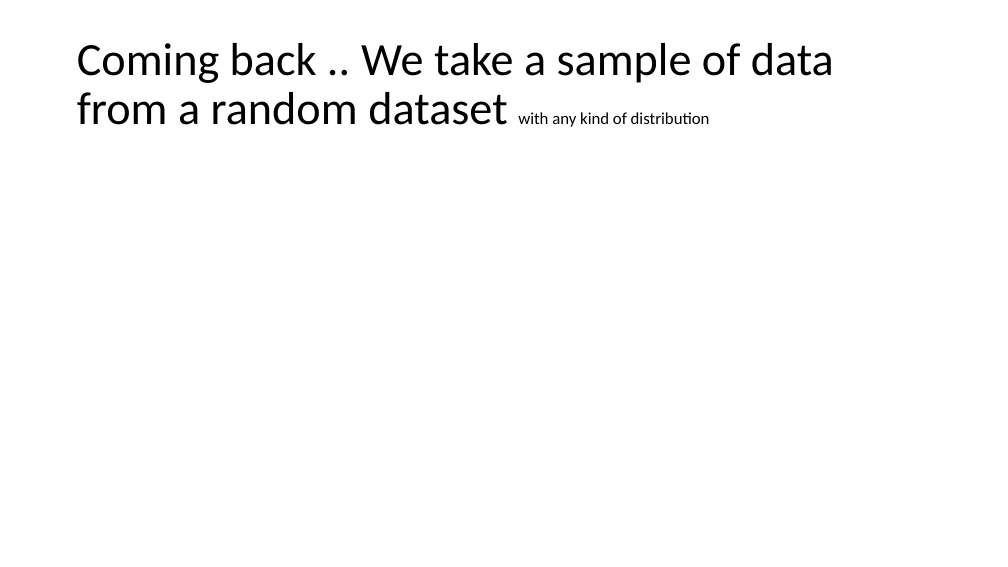
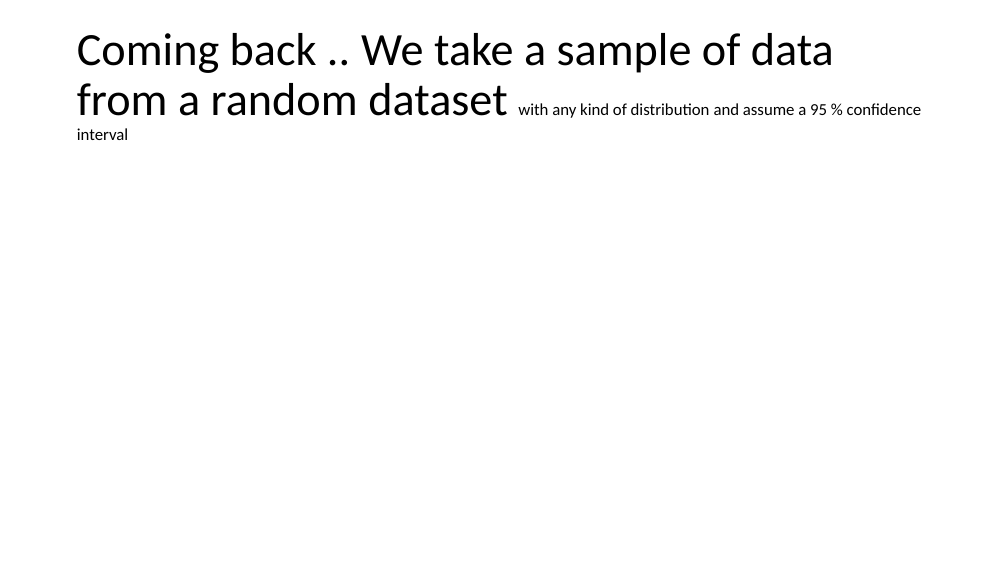
Before and after one commit to AndresNamm/study, a slide deck: slide 6 of statistics/confidence_intervals/CONFIDENCE INTERVALS.pptx. Drawn at 1008x567 pixels with LibreOffice and Linux fonts; fonts in the diff are those of the drawing; grey boxes stand for pictures. Boxes give left, top, right and bottom in pixels: in the first picture for what was removed or moved away, otherwise in the second. Text is boxed around its words. In the diff, an @@ line names an element or a change of style, - is before the commit and + after.

```diff
--- a/statistics/confidence_intervals/CONFIDENCE INTERVALS.pptx
+++ b/statistics/confidence_intervals/CONFIDENCE INTERVALS.pptx
@@ title at (77,33,922,140): text changed; size 44 to 16 pt @@
-Coming back .. We take a sample of data from a random dataset with any kind of distribution
+Coming back .. We take a sample of data from a random dataset with any kind of distribution and assume a 95 % confidence interval
```
Also in this commit, not shown: 1 other file.
